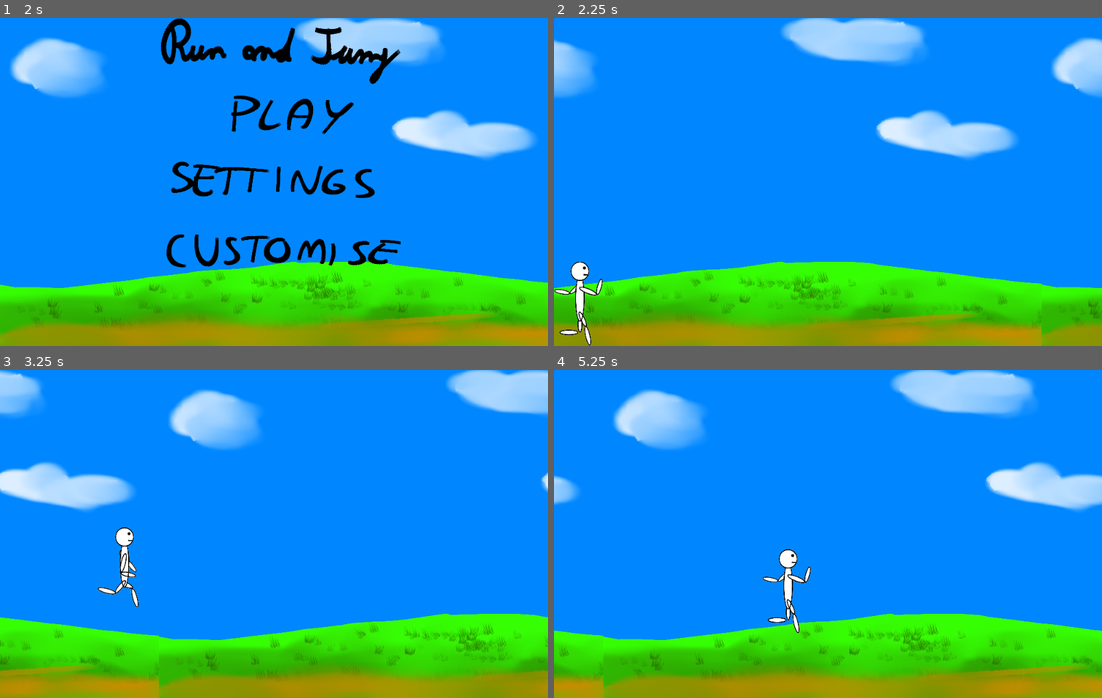
Above: before the commit, frames 1-4 (two rows, left to right).
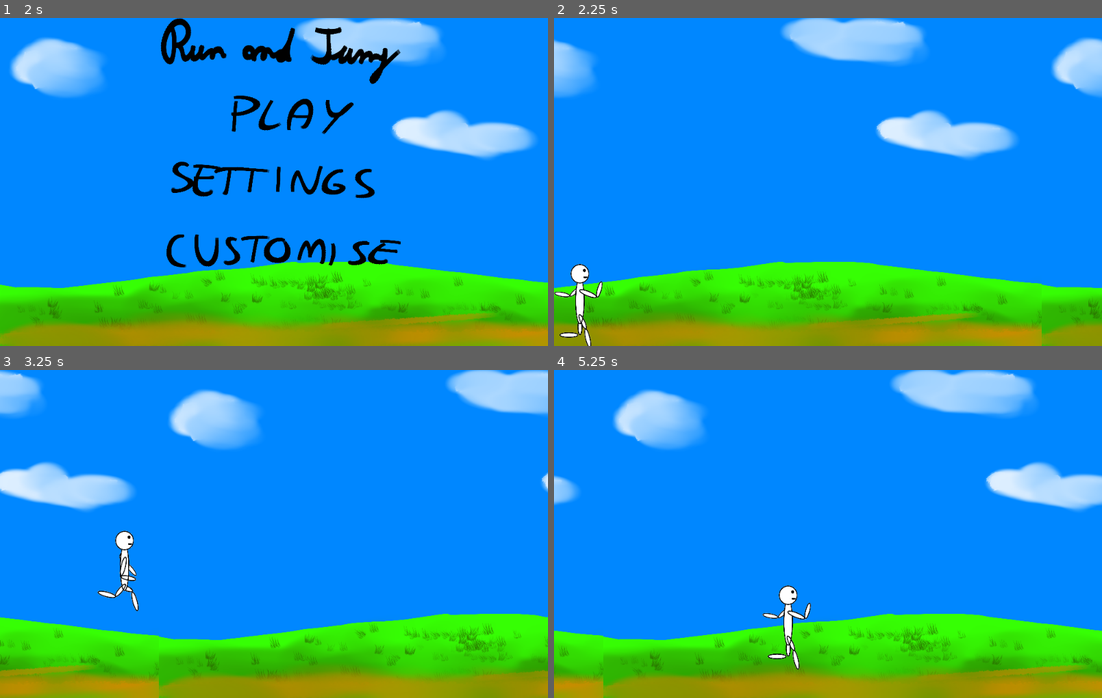
Above: after the commit, the same moments.

Repository: Mo27x/pyclan
Game: Godot game, scene res://Scenes/Menu.tscn
Same seed, same stepped clock (60 frames per second), same inputs: the game is played once before the commit and once after it.
Inputs (mouse positions are in pixels of both pictures, inside the frame that each line leads up to):
- Up to frame 1 (2 s): click (279, 185) at 0.5 s; click "BACK" at 1.25 s
- Up to frame 2 (2.25 s): click (833, 116) at 2 s
- Up to frame 3 (3.25 s): tap Enter at 2.75 s; move the mouse to (394, 517) at 2.77 s; hold Right (right) from 2.78 s (still down); click (394, 517) at 2.92 s; tap Up (up) at 3.02 s
- Up to frame 4 (5.25 s): move the mouse to (718, 550) at 3.52 s; tap Up (up) at 3.77 s; move the mouse to (882, 461) at 4.27 s; release Right (right) at 4.28 s; hold Left (left) 4.28-5.03 s; move the mouse to (800, 599) at 5.02 s; hold Right (right) from 5.03 s (still down); click (800, 599) at 5.17 s

Frame 1 is identical in both runs. In frame 2, 0.5% of the frame differs, in the area x 0-9%, y 74-100%; in frame 3, 0.5%; in frame 4, 1.1%, in the area x 38-47%, y 54-92%.

Commit message:
Settings, Start of customizations

Diff:
--- /dev/null
+++ b/Run and Jump/Scenes/Customisable.tscn
@@ -0,0 +1,18 @@
+[gd_scene format=2]
+
+[node name="CustomisableMenu" type="CanvasLayer"]
+
+[node name="Panel" type="Panel" parent="."]
+margin_right = 1000.0
+margin_bottom = 600.0
+__meta__ = {
+"_edit_use_anchors_": false
+}
+
+[node name="MarginContainer" type="MarginContainer" parent="Panel"]
+anchor_right = 1.0
+anchor_bottom = 1.0
+margin_right = -6.10352e-05
+__meta__ = {
+"_edit_use_anchors_": false
+}
--- a/Run and Jump/Scenes/SettingsMenu.tscn
+++ b/Run and Jump/Scenes/SettingsMenu.tscn
@@ -1,6 +1,6 @@
 [gd_scene load_steps=2 format=2]
 
-[ext_resource path="res://Scripts/SettingsMenu.gd" type="Script" id=1]
+[ext_resource path="res://Scripts/Settings/SettingsMenu.gd" type="Script" id=1]
 
 [node name="SettingsMenu" type="CanvasLayer"]
 script = ExtResource( 1 )
--- a/Run and Jump/Scenes/SettingsTest.tscn
+++ /dev/null
@@ -1,6 +0,0 @@
-[gd_scene load_steps=2 format=2]
-
-[ext_resource path="res://Scripts/Settings.gd" type="Script" id=1]
-
-[node name="Node" type="Node"]
-script = ExtResource( 1 )
--- a/Run and Jump/Scripts/Global.gd
+++ b/Run and Jump/Scripts/Global.gd
@@ -4,11 +4,6 @@
 var filePath = "res://Keybinds.ini"
 var configfile
 var keybinds = {}
-
-func _input(event):
-	if Input.is_key_pressed(KEY_ESCAPE):
-		add_child(settingsmenu.instance())
-		get_tree().paused = true
 
 func _ready():
 	configfile =ConfigFile.new()
--- a/Run and Jump/Scripts/Menu.gd
+++ b/Run and Jump/Scripts/Menu.gd
@@ -4,13 +4,16 @@
 onready var settings = $background/MarginContainer/VBoxContainer/VBoxContainer/Settings
 onready var customise = $background/MarginContainer/VBoxContainer/VBoxContainer/Customise
 
+#Start the search for a game
 func _on_Play_pressed():
 	get_tree().change_scene("res://Scenes/Game.tscn")
 	pass
 
+#Setting preferences
 func _on_Setting_pressed():
 	get_tree().change_scene("res://Scenes/SettingsMenu.tscn")
 	pass
 
+#Customise the charachter
 func _on_Customise_pressed():
 	pass
--- a/Run and Jump/Scripts/SettingsMenu.gd
+++ b/Run and Jump/Scripts/Settings/SettingsMenu.gd
@@ -1,7 +1,7 @@
 extends CanvasLayer
 
 onready var optionContainer = $Panel/MarginContainer/VBoxContainer/Options
-onready var optionButton = load("res://Scripts/KeyButton.gd")
+onready var optionButton = load("res://Scripts/Settings/KeyButton.gd")
 
 var keybinds
 var buttons = {}
--- a/Run and Jump/project.godot
+++ b/Run and Jump/project.godot
@@ -69,7 +69,7 @@
 
 [physics]
 
-2d/default_gravity=20
+2d/default_gravity=50
 
 [rendering]
 
Not shown: 2 places in Run and Jump/Scenes/Game.tscn that only renumber resources
Renamed: Run and Jump/Scripts/KeyButton.gd -> Run and Jump/Scripts/Settings/KeyButton.gd
Binary file added: Run and Jump/Textures/Accessories/Hair/Curly_hair.png
Not shown, added: Run and Jump/Textures/Accessories/Hair/Curly_hair.png.import
Binary file added: Run and Jump/Textures/Accessories/Hair/Homer_hair.png
Not shown, added: Run and Jump/Textures/Accessories/Hair/Homer_hair.png.import
Binary file added: Run and Jump/Textures/Accessories/Hair/Pointy_hair.png
Not shown, added: Run and Jump/Textures/Accessories/Hair/Pointy_hair.png.import
Binary file added: Run and Jump/Textures/Accessories/Hat/80'_hat.png
Not shown, added: Run and Jump/Textures/Accessories/Hat/80'_hat.png.import
Binary file added: Run and Jump/Textures/Accessories/Hat/Band_hat.png
Not shown, added: Run and Jump/Textures/Accessories/Hat/Band_hat.png.import
(and 53 more such lines)
